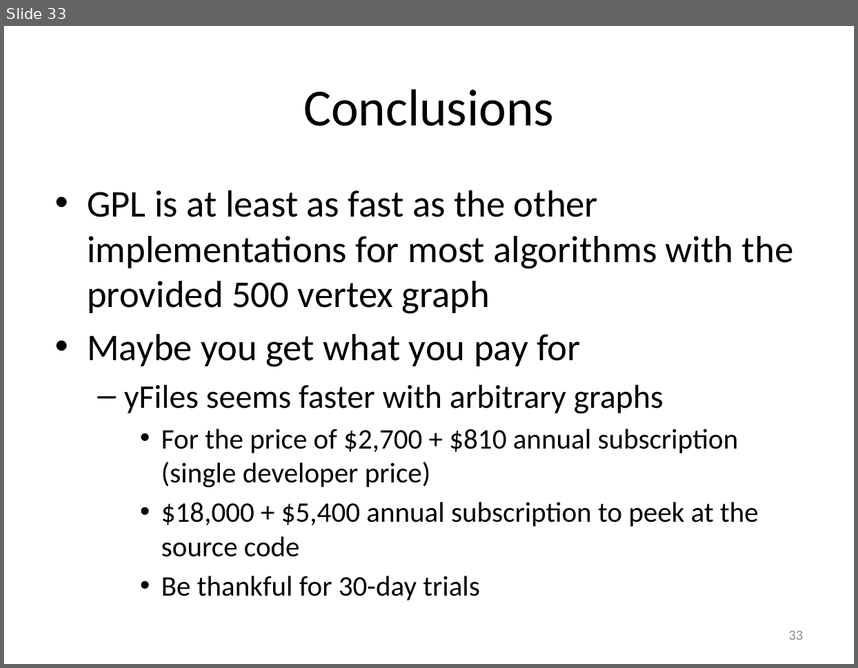
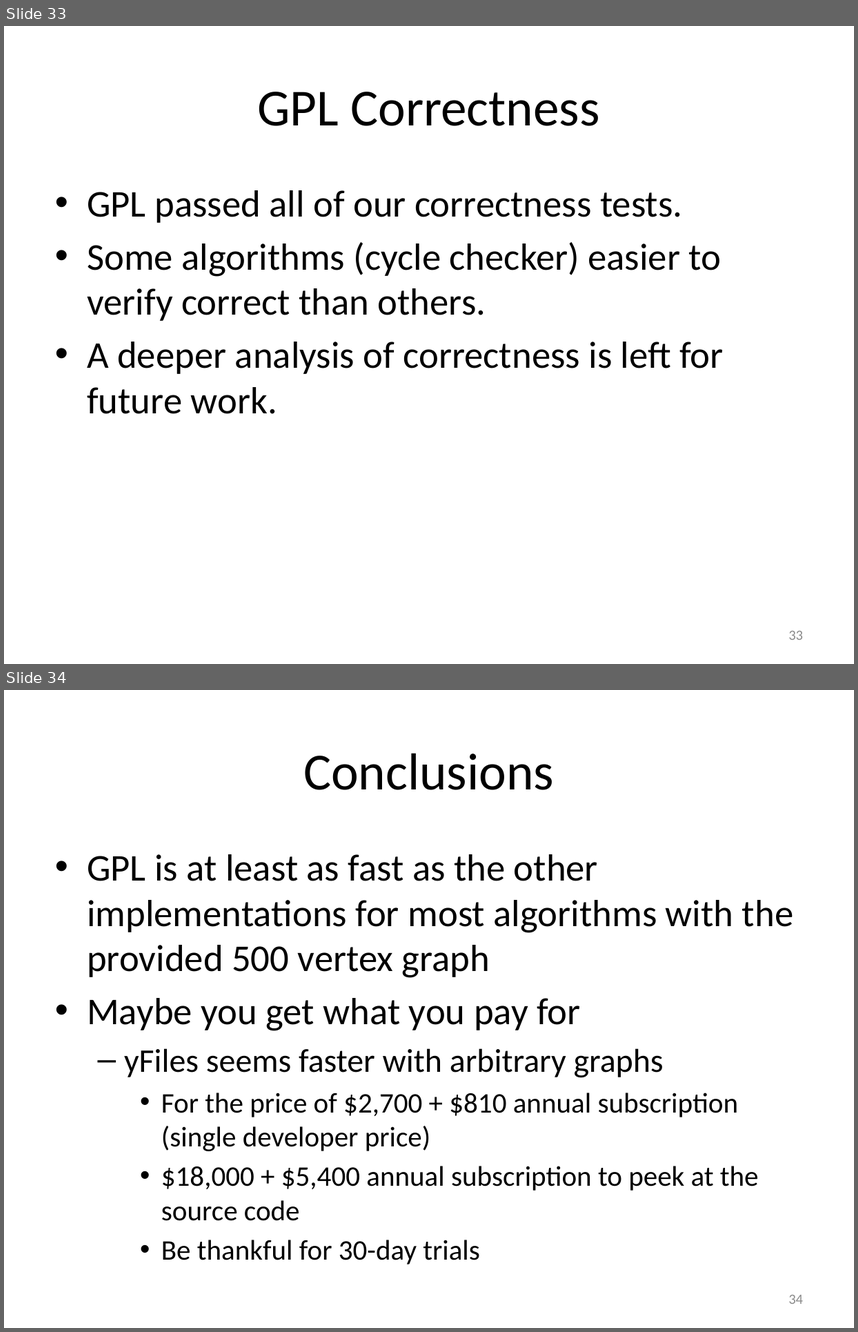
Before and after one commit to toomanyjoes/spring2011-cs392, a slide deck: GPL.pptx. Shown one above the other, each under a label of ours: slide 33 before the commit, slides 33 and 34 after it. The pictures are 858x668 and 858x1332 pixels, drawn with LibreOffice and Linux fonts; fonts in the diff are those of the drawing. Boxes give left, top, right and bottom in pixels: in the first picture for what was removed or moved away, otherwise in the second. Text is boxed around its words. In the diff, an @@ line names an element or a change of style, - is before the commit and + after.

```diff
--- a/GPL.pptx
+++ b/GPL.pptx
@@ slide 33 added at [4,26,854,664], background #FFFFFF @@
@@ title added at [257,92,599,126], 44 pt, text #000000 @@
+GPL Correctness
@@ text added at [87,190,724,414], 32 pt, text #000000 @@
+• GPL passed all of our correctness tests.
+• Some algorithms (cycle checker) easier to verify correct than others.
+• A deeper analysis of correctness is left for future work.
@@ page number added at [789,630,803,639], 12 pt, text #8C8C8C @@
+33
@@ what was slide 33 is now slide 34 @@
@@ page number at [789,1294,803,1303]: text changed @@
-33
+34
```
Also in this commit, not shown: 1 slide changed.
